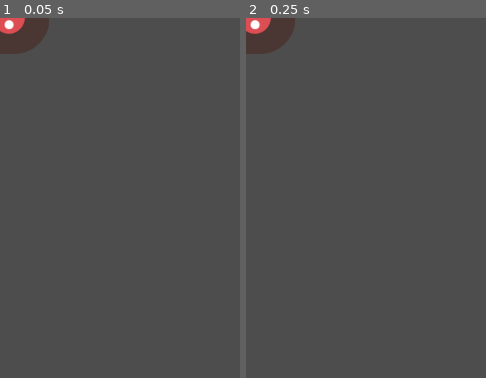
Above: before the commit, frames 1-2 (left to right).
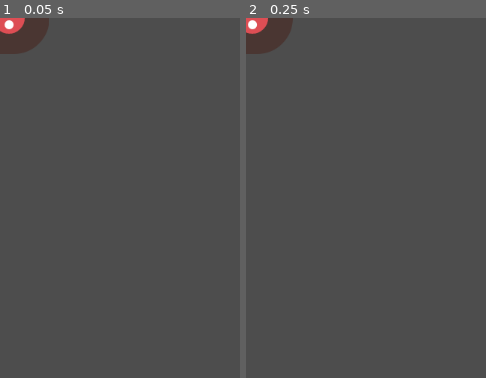
Above: after the commit, the same moments.

Repository: joverlee521/godot-2d-tutorial
Game: Godot game, scene res://mob.tscn
The game is run twice, just before and just after one commit, with the same random seed, the same clock (stepped at 60 frames per second) and the same inputs. The project has no main scene, so this scene is started directly.
Inputs:
- Up to frame 1 (0.05 s): no input
- Up to frame 2 (0.25 s): no input
The pictures show only the part of the screen within x 0-50%, y 0-50%; the shares and areas given below are measured in that part.

Frame 1 is identical in both runs. In frame 2, 0.2% of the frame differs, in the area x 0-21%, y 0-9%.

Commit message:
Script the enemy
1. Randomly choose an animation style
2. Delete themselves once they exit the screen

Diff:
--- /dev/null
+++ b/mob.gd
@@ -0,0 +1,16 @@
+extends RigidBody2D
+
+
+# Called when the node enters the scene tree for the first time.
+func _ready():
+	var mob_types = $AnimatedSprite2D.sprite_frames.get_animation_names()
+	$AnimatedSprite2D.play(mob_types[randi() % mob_types.size()])
+
+
+# Called every frame. 'delta' is the elapsed time since the previous frame.
+func _process(delta):
+	pass
+
+
+func _on_visible_on_screen_notifier_2d_screen_exited():
+	queue_free()
--- a/mob.tscn
+++ b/mob.tscn
@@ -1,6 +1,7 @@
-[gd_scene load_steps=9 format=3 uid="uid://bacv1ywtdsqd0"]
+[gd_scene load_steps=10 format=3 uid="uid://bacv1ywtdsqd0"]
 
 [ext_resource type="Texture2D" uid="uid://xcveisr7xrqv" path="res://art/enemyFlyingAlt_1.png" id="1_cmw5b"]
+[ext_resource type="Script" path="res://mob.gd" id="1_txkh2"]
 [ext_resource type="Texture2D" uid="uid://bltrnjh47amei" path="res://art/enemyFlyingAlt_2.png" id="2_k8drt"]
 [ext_resource type="Texture2D" uid="uid://dvcy7s6d0le1i" path="res://art/enemySwimming_1.png" id="3_kgoyj"]
 [ext_resource type="Texture2D" uid="uid://cya1tibd1aw54" path="res://art/enemySwimming_2.png" id="4_eya4e"]
@@ -50,6 +51,7 @@
 [node name="Mob" type="RigidBody2D"]
 collision_mask = 0
 gravity_scale = 0.0
+script = ExtResource("1_txkh2")
 metadata/_edit_group_ = true
 
 [node name="AnimatedSprite2D" type="AnimatedSprite2D" parent="."]
@@ -63,3 +65,5 @@
 shape = SubResource("CapsuleShape2D_c2x26")
 
 [node name="VisibleOnScreenNotifier2D" type="VisibleOnScreenNotifier2D" parent="."]
+
+[connection signal="screen_exited" from="VisibleOnScreenNotifier2D" to="." method="_on_visible_on_screen_notifier_2d_screen_exited"]
